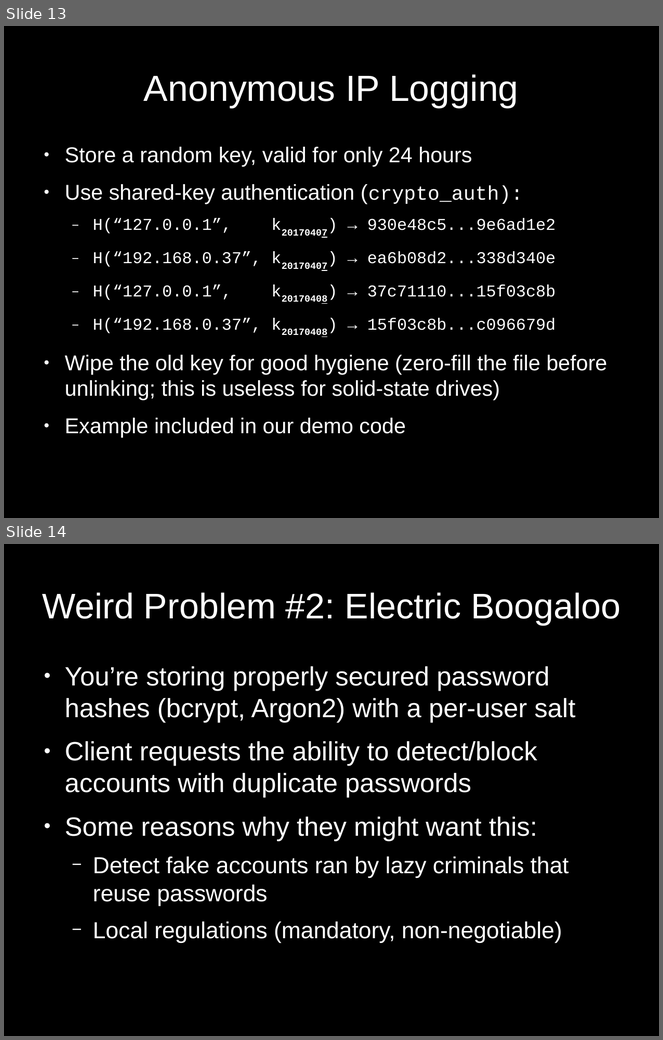
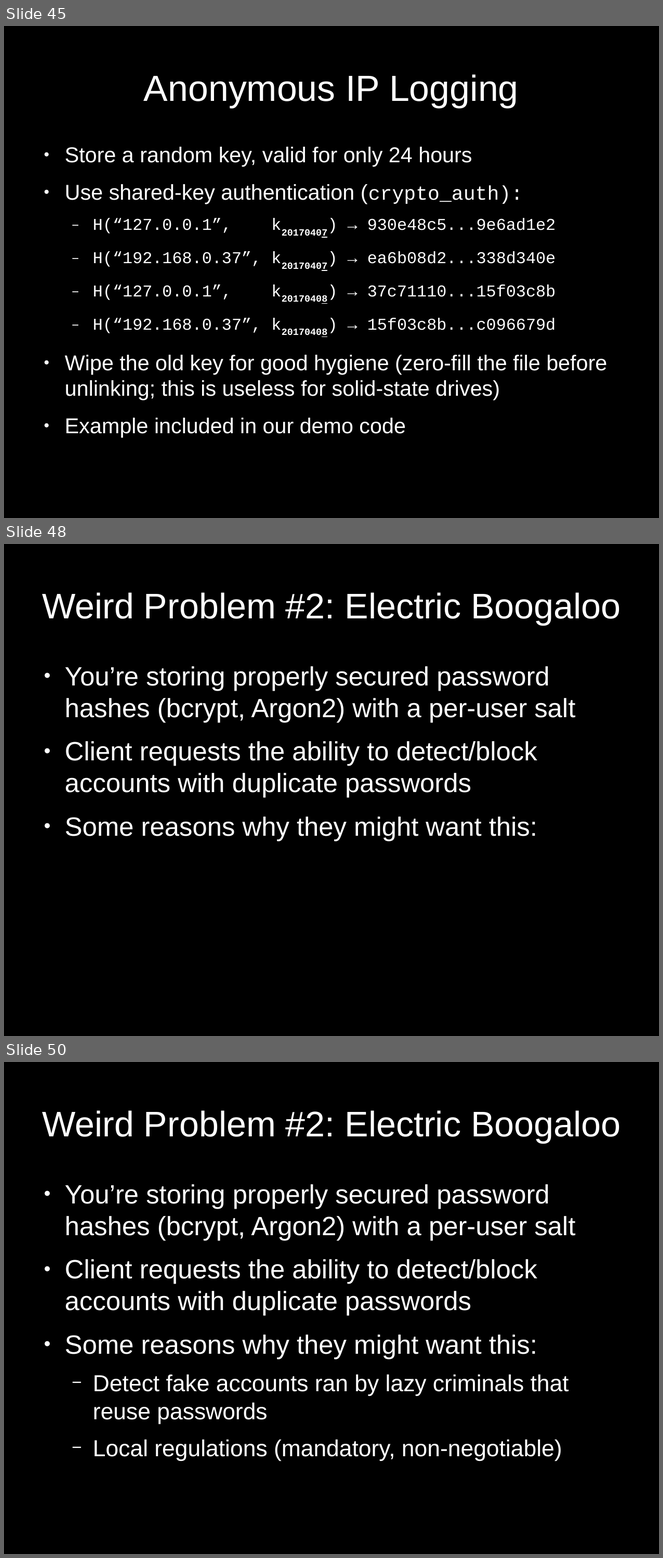
Before and after one commit to paragonie/bsidesorl-2017, a slide deck: talk/20170408-BsidesOrlando-ScottArciszewski.odp. Shown one above the other, each under a label of ours: slides 13 and 14 before the commit, slides 45, 48 and 50 after it; the slides between them are not shown. The pictures are 663x1040 and 663x1558 pixels, drawn with LibreOffice and Linux fonts; fonts in the diff are those of the drawing. Boxes give left, top, right and bottom in pixels: in the first picture for what was removed or moved away, otherwise in the second. Text is boxed around its words. In the diff, an @@ line names an element or a change of style, - is before the commit and + after.

```diff
--- a/talk/20170408-BsidesOrlando-ScottArciszewski.odp
+++ b/talk/20170408-BsidesOrlando-ScottArciszewski.odp
@@ slide 48 added at [4,544,659,1036], background #000000 @@
@@ title added at [42,592,621,625], 43 pt, text #FFFFFF @@
+Weird Problem #2: Electric Boogaloo
@@ text added at [65,666,575,841], 32 pt, text #FFFFFF @@
+● You’re storing properly secured password hashes (bcrypt, Argon2) with a per-user salt
+● Client requests the ability to detect/block accounts with duplicate passwords
+● Some reasons why they might want this:
@@ what was slide 13 is now slide 45 @@
@@ what was slide 14 is now slide 50 @@
```
Also in this commit, not shown: 6 slides changed, 93 other slides added, 1 slide removed, 1 other file.
